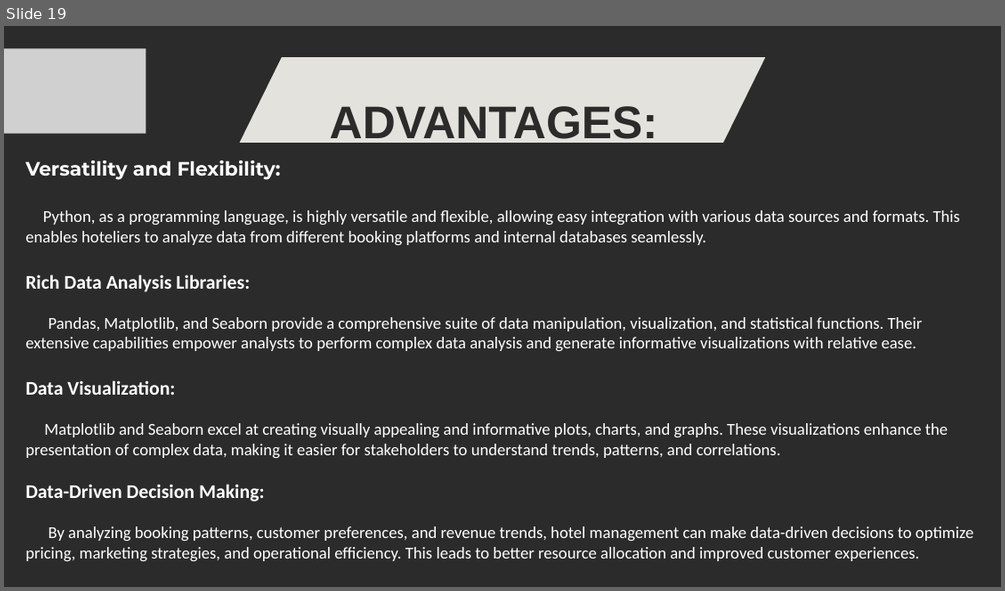
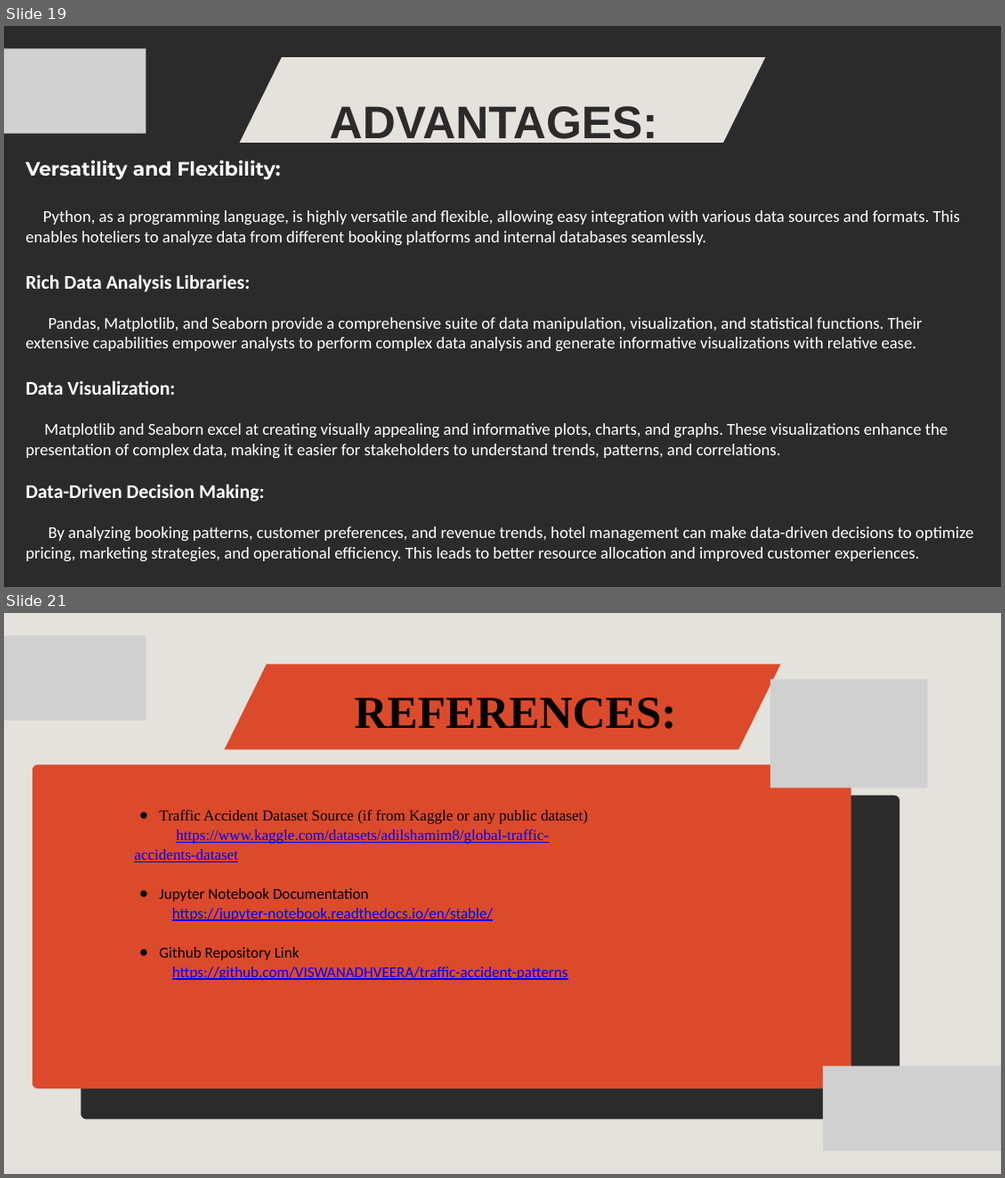
Before and after one commit to VISWANADHVEERA/traffic-accident-patterns, a slide deck: Traffic Accident Patterns Analysis.pptx. Shown one above the other, each under a label of ours: slide 19 before the commit, slides 19 and 21 after it; the slides between them are not shown. The pictures are 1005x591 and 1005x1178 pixels, drawn with LibreOffice and Linux fonts; fonts in the diff are those of the drawing; grey boxes stand for pictures. Boxes give left, top, right and bottom in pixels: in the first picture for what was removed or moved away, otherwise in the second. Text is boxed around its words. In the diff, an @@ line names an element or a change of style, - is before the commit and + after.

Commit message:
Github Repository Link was changed in both documantation and ppt.

```diff
--- a/Traffic Accident Patterns Analysis.pptx
+++ b/Traffic Accident Patterns Analysis.pptx
@@ slide 21 added at box(4, 613, 1001, 1174), background #E4E2DD @@
@@ picture added at box(4, 635, 146, 720) @@
@@ freeform shape added at box(225, 665, 780, 749), fill #DB4A2B @@
@@ picture added at box(770, 679, 927, 788) @@
@@ text added at box(355, 698, 677, 729), 66 pt, text #000000, bold @@
+REFERENCES:
@@ freeform shape added at box(32, 764, 851, 1088), fill #DB4A2B @@
@@ freeform shape added at box(81, 795, 899, 1119), fill #2B2B2B @@
@@ text added at box(134, 810, 588, 980), 22 pt, text #0000FF, underline @@
+● Traffic Accident Dataset Source (if from Kaggle or any public dataset)
+https://www.kaggle.com/datasets/adilshamim8/global-traffic-accidents-dataset
+● Jupyter Notebook Documentation
+https://jupyter-notebook.readthedocs.io/en/stable/
+● Github Repository Link
+https://github.com/VISWANADHVEERA/traffic-accident-patterns
@@ picture added at box(823, 1065, 1001, 1151) @@
```
Also in this commit, not shown: 1 slide changed, 1 other file.
